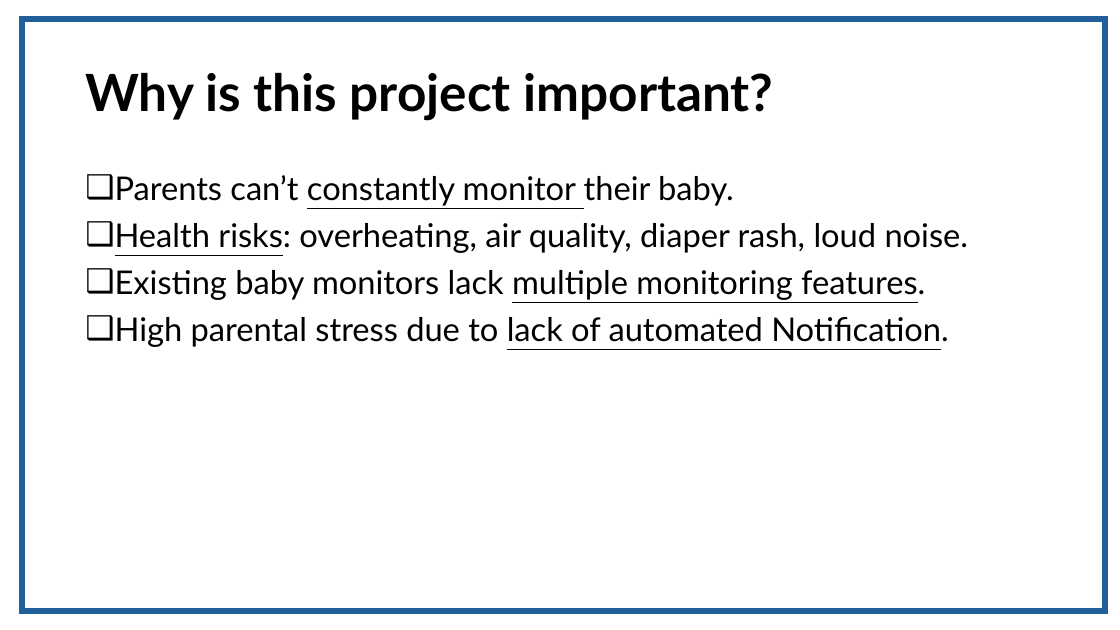
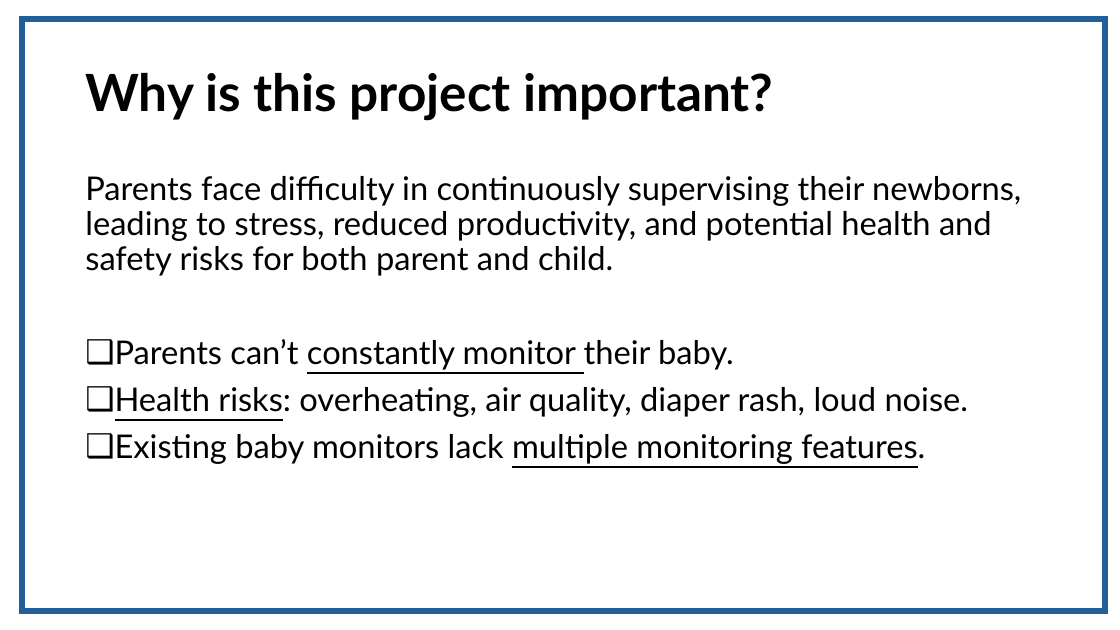
Before and after one commit to fasih124/FYP_203, a slide deck: slide 6 of Requirement/specification/CareNest.pptx. Drawn at 1120x630 pixels with LibreOffice and Linux fonts; fonts in the diff are those of the drawing. Boxes give left, top, right and bottom in pixels: in the first picture for what was removed or moved away, otherwise in the second. Text is boxed around its words. In the diff, an @@ line names an element or a change of style, - is before the commit and + after.

```diff
--- a/Requirement/specification/CareNest.pptx
+++ b/Requirement/specification/CareNest.pptx
@@ text at bbox=[85, 176, 1021, 276]: paragraph added @@
+Parents face difficulty in continuously supervising their newborns, leading to stress, reduced productivity, and potential health and safety risks for both parent and child.
@@ text at bbox=[115, 317, 948, 347]: paragraph removed @@
-❑ High parental stress due to lack of automated Notification.
```
Also in this commit, not shown: 3 other slides changed, 1 slide added, 2 slides removed.
